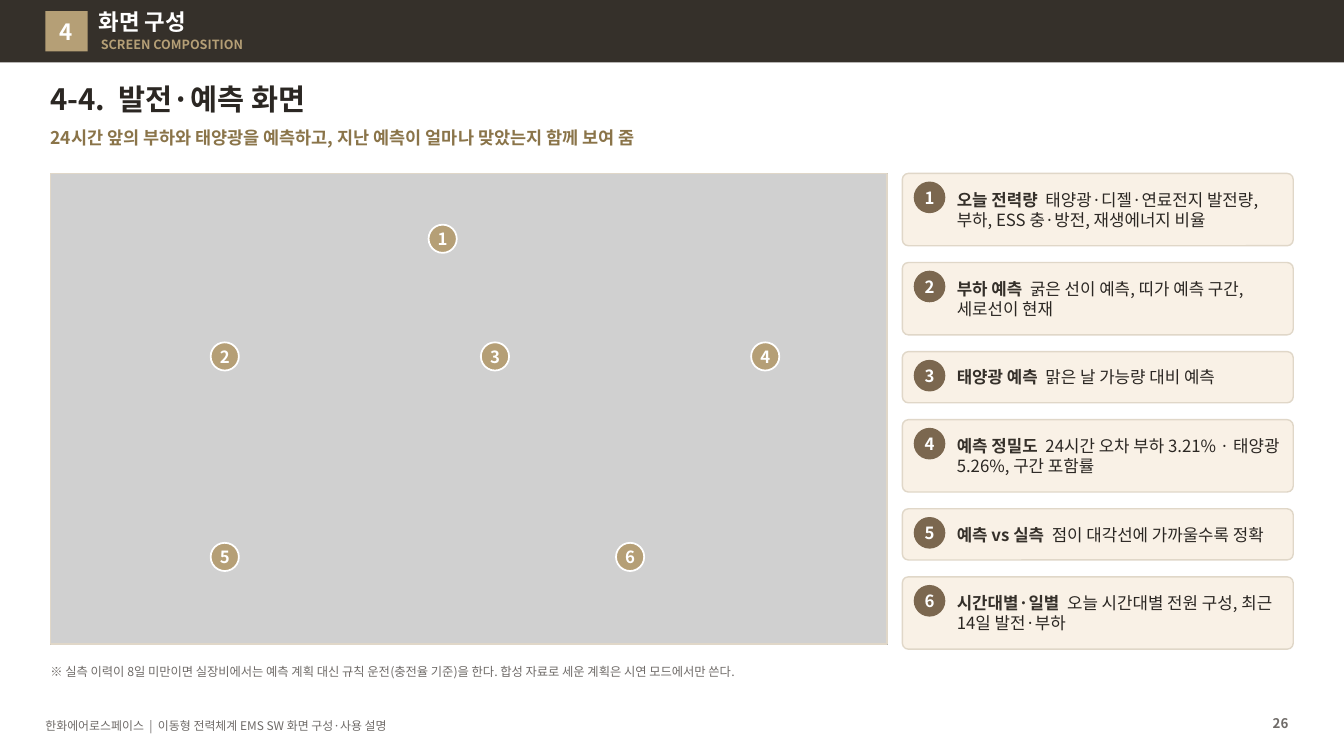
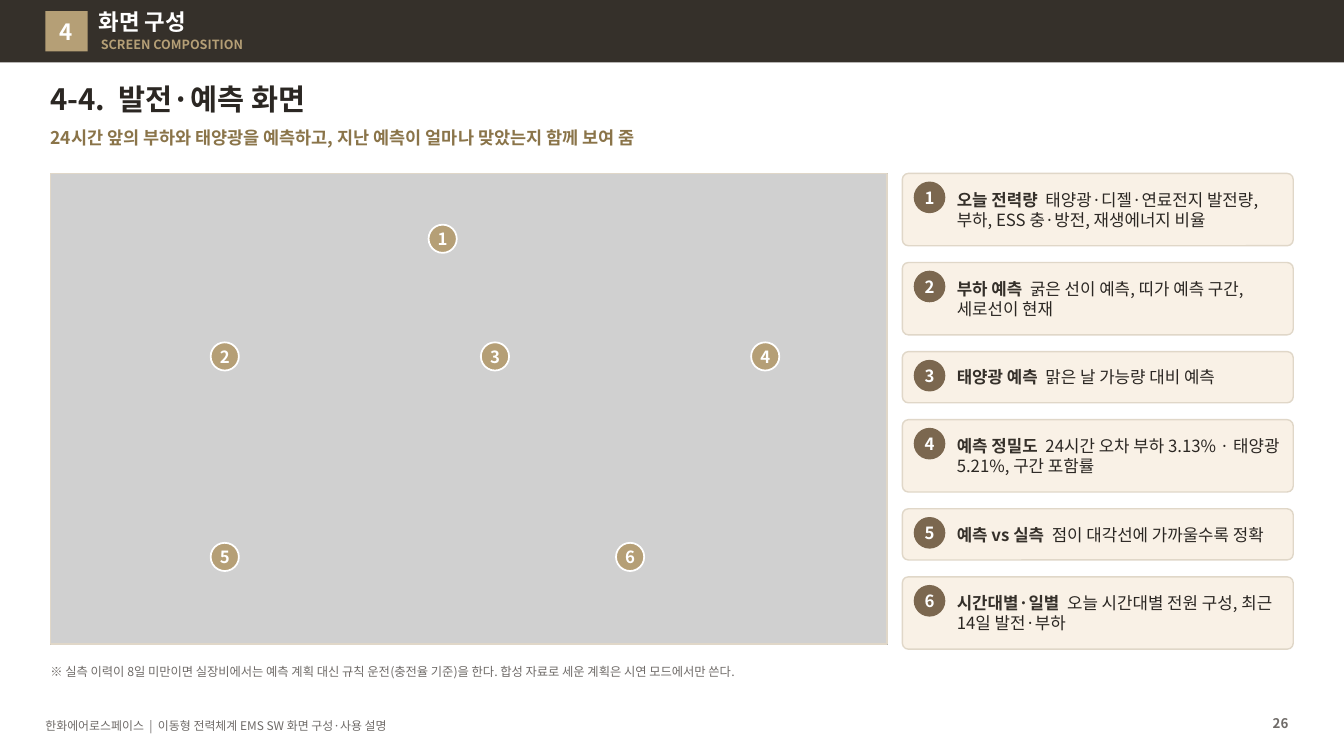
Before and after one commit to byunjd112-hue/headroom, a slide deck: slide 26 of mobile_ems/docs/out/IFPS_EMS_SW_화면구성_사용설명_보고자료_Rev62.pptx. Drawn at 1344x756 pixels with LibreOffice and Linux fonts; fonts in the diff are those of the drawing; grey boxes stand for pictures. Boxes give left, top, right and bottom in pixels: in the first picture for what was removed or moved away, otherwise in the second. Text is boxed around its words. In the diff, an @@ line names an element or a change of style, - is before the commit and + after.

```diff
--- a/mobile_ems/docs/out/IFPS_EMS_SW_화면구성_사용설명_보고자료_Rev62.pptx
+++ b/mobile_ems/docs/out/IFPS_EMS_SW_화면구성_사용설명_보고자료_Rev62.pptx
@@ text at [957,438,1279,475]: text changed @@
-예측 정밀도 24시간 오차 부하 3.21% · 태양광 5.26%, 구간 포함률
+예측 정밀도 24시간 오차 부하 3.13% · 태양광 5.21%, 구간 포함률
```
Also in this commit, not shown: 4 other slides changed, 21 other files.
